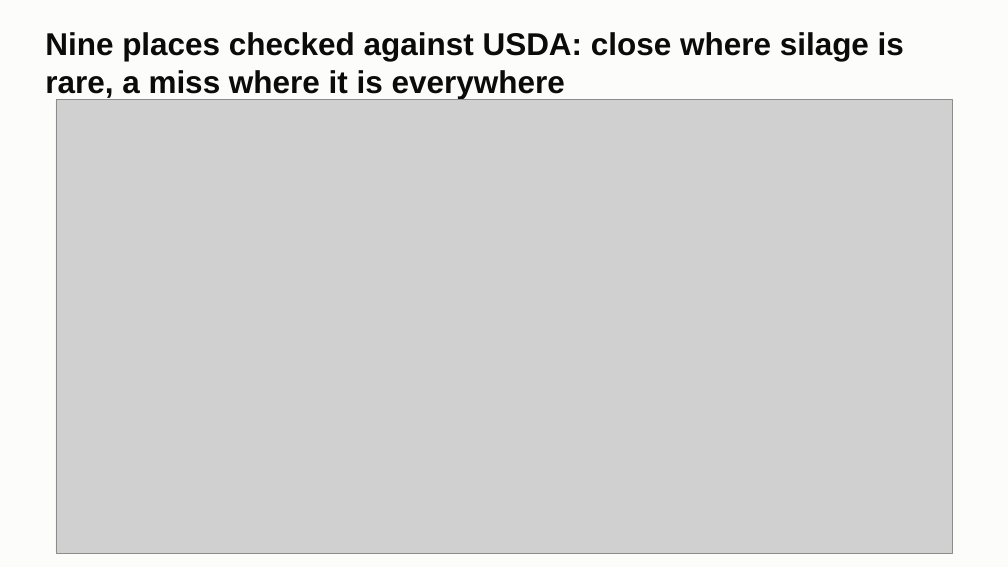
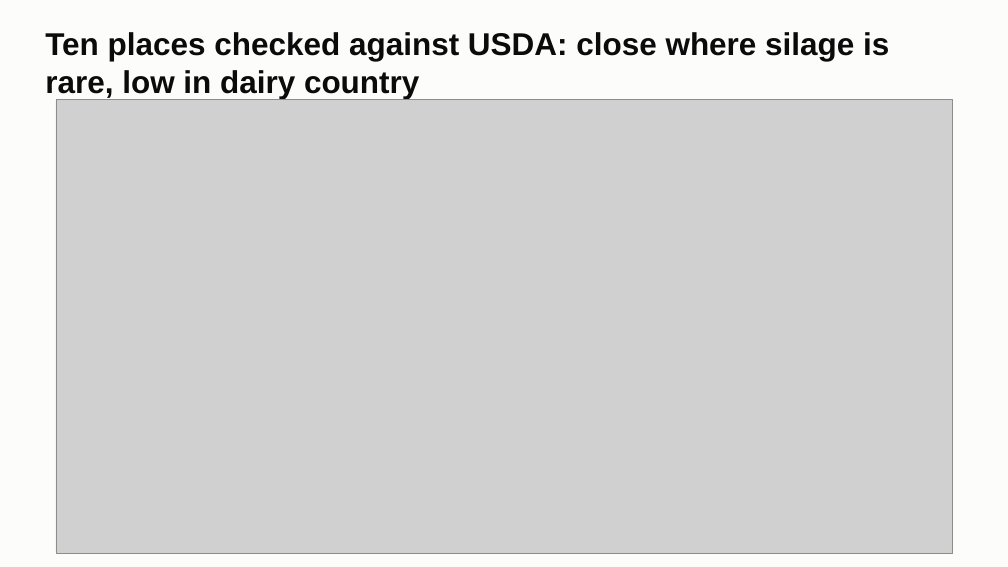
Before and after one commit to ChenSiyun1234/FieldVision, a slide deck: slide 6 of handoff/presentation/FieldVision_model_story.pptx. Drawn at 1008x567 pixels with LibreOffice and Linux fonts; fonts in the diff are those of the drawing; grey boxes stand for pictures. Boxes give left, top, right and bottom in pixels: in the first picture for what was removed or moved away, otherwise in the second. Text is boxed around its words. In the diff, an @@ line names an element or a change of style, - is before the commit and + after.

Commit message:
Deck: Wisconsin 2025 clean test on the scoreboard; the update of USDA's last figure moved to the detail slides

```diff
--- a/handoff/presentation/FieldVision_model_story.pptx
+++ b/handoff/presentation/FieldVision_model_story.pptx
@@ title at <box>45,32,889,99</box>: text changed @@
-Nine places checked against USDA: close where silage is rare, a miss where it is everywhere
+Ten places checked against USDA: close where silage is rare, low in dairy country
```
Also in this commit, not shown: 4 other slides changed, 1 other file.
